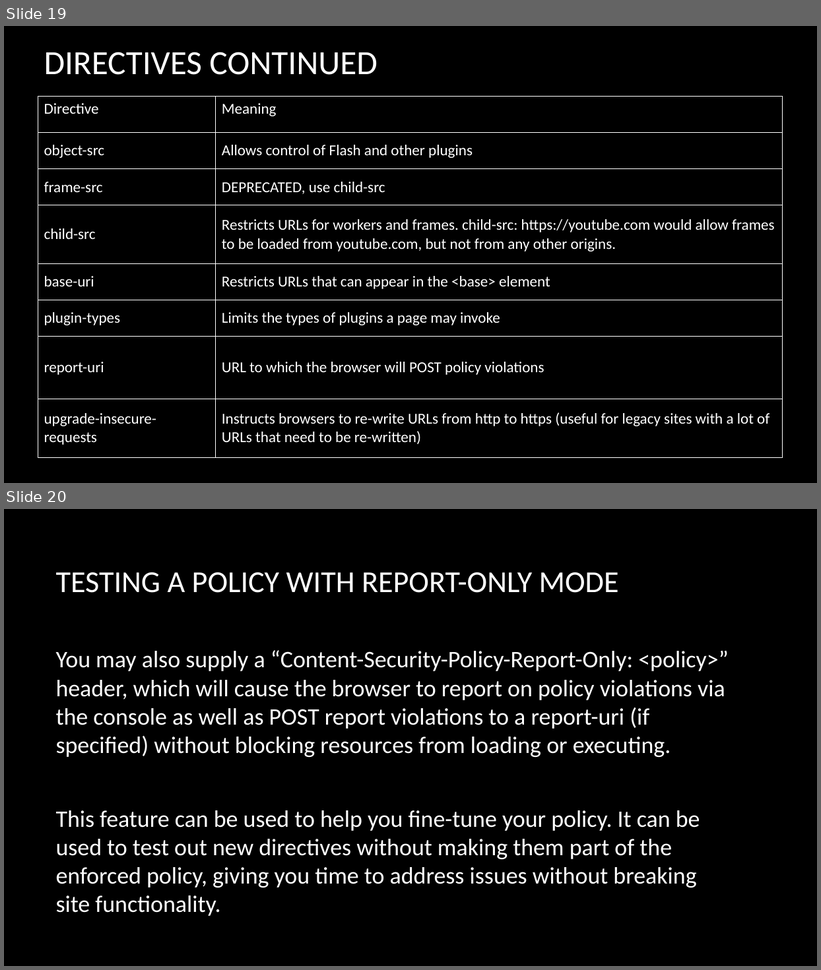
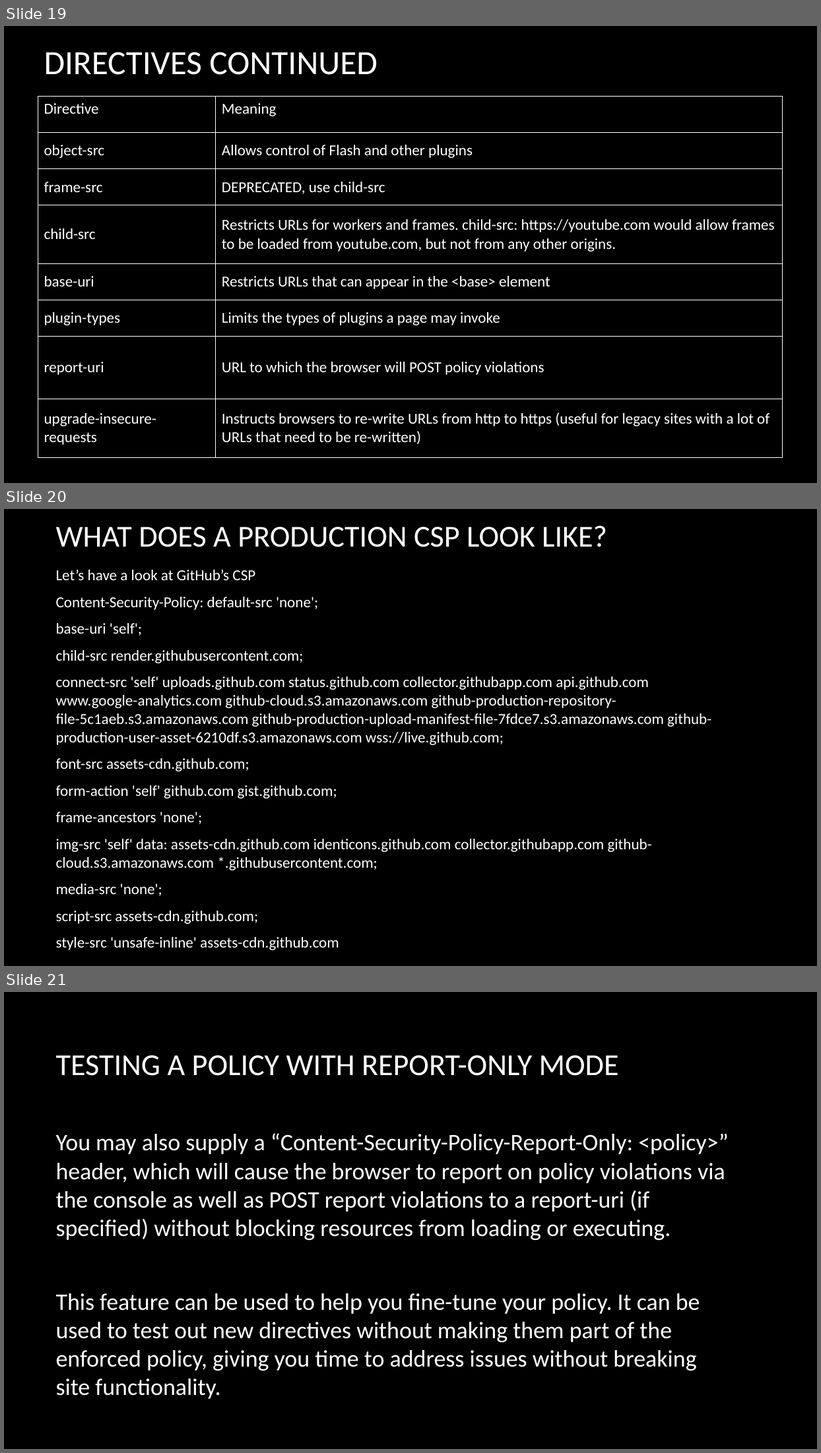
Before and after one commit to brycejech/Content-Security-Policy, a slide deck: powerpoint/content-security-policy.pptx. Shown one above the other, each under a label of ours: slides 19 and 20 before the commit, slides 19, 20 and 21 after it. The pictures are 821x970 and 821x1453 pixels, drawn with LibreOffice and Linux fonts; fonts in the diff are those of the drawing; background and template pictures are left out. Boxes give left, top, right and bottom in pixels: in the first picture for what was removed or moved away, otherwise in the second. Text is boxed around its words. In the diff, an @@ line names an element or a change of style, - is before the commit and + after.

```diff
--- a/powerpoint/content-security-policy.pptx
+++ b/powerpoint/content-security-policy.pptx
@@ slide 20 added at (4, 509, 817, 966), background picture (left out) @@
@@ title added at (56, 525, 607, 547), 36 pt, text #FFFFFF @@
+WHAT DOES A PRODUCTION CSP LOOK LIKE?
@@ text added at (56, 570, 712, 951), 18 pt, text #FFFFFF @@
+Let’s have a look at GitHub’s CSP
+Content-Security-Policy: default-src 'none';
+base-uri 'self';
+child-src render.githubusercontent.com;
+connect-src 'self' uploads.github.com status.github.com collector.githubapp.com api.github.com www.google-analytics.com github-cloud.s3.amazonaws.com github-production-repository-file-5c1aeb.s3.amazonaws.com github-production-upload-manifest-file-7fdce7.s3.amazonaws.com github-production-user-asset-6210df.s3.amazonaws.com wss://live.github.com;
+font-src assets-cdn.github.com;
+form-action 'self' github.com gist.github.com;
+frame-ancestors 'none';
+img-src 'self' data: assets-cdn.github.com identicons.github.com collector.githubapp.com github-cloud.s3.amazonaws.com *.githubusercontent.com;
+media-src 'none';
+script-src assets-cdn.github.com;
+style-src 'unsafe-inline' assets-cdn.github.com
@@ what was slide 20 is now slide 21 @@
```
Also in this commit, not shown: 1 slide changed, 1 other slide added.
